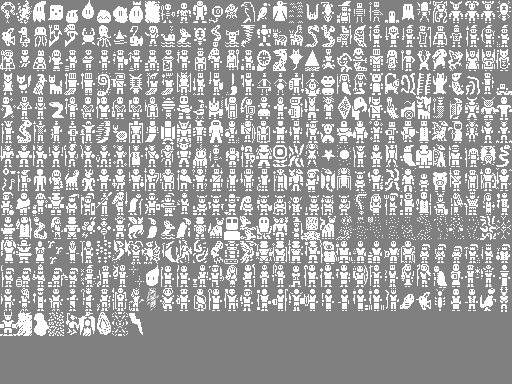
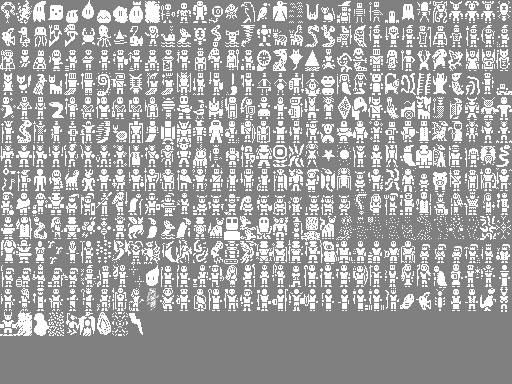
The second w=512, h=384 image is a revision of the first. Changes to its layers:
painted on "creature_sprites.png" over left=321, top=2, right=335, bottom=22
